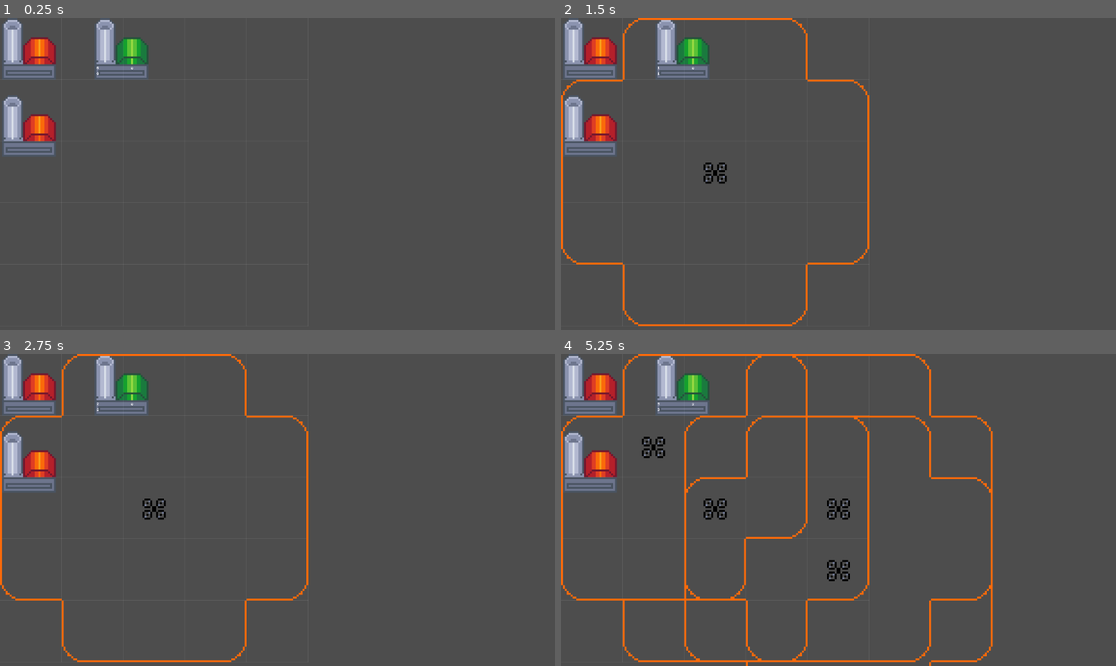
Above: before the commit, frames 1-4 (two rows, left to right).
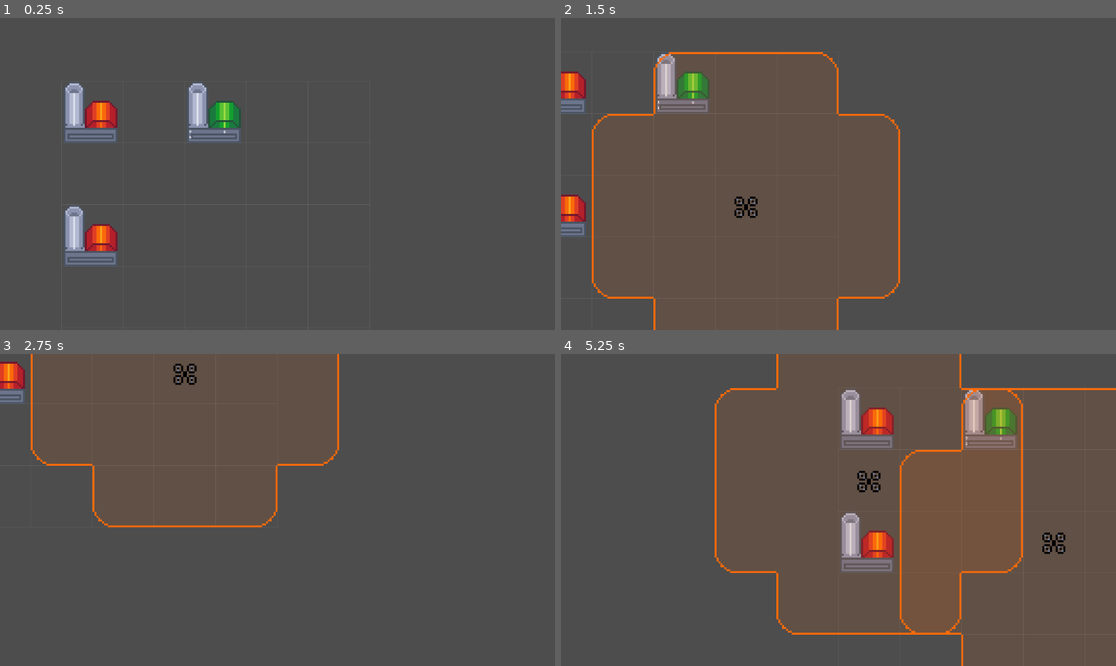
Above: after the commit, the same moments.

Repository: ZimtSnad/nauvis-enjoyers-bit-festival-2025
Game: Godot game, scene res://main.tscn
The game is run twice, just before and just after one commit, with the same random seed, the same clock (stepped at 60 frames per second) and the same inputs.
Inputs (mouse positions are in pixels of both pictures, inside the frame that each line leads up to):
- Up to frame 1 (0.25 s): no input
- Up to frame 2 (1.5 s): tap Enter at 0.5 s; move the mouse to (960, 158) at 0.52 s; hold Right (ui_right) 0.53-1.28 s; click (960, 158) at 0.67 s; move the mouse to (727, 189) at 1.27 s; hold Down (ui_down) from 1.28 s (still down); click (727, 189) at 1.42 s
- Up to frame 3 (2.75 s): move the mouse to (333, 441) at 2.02 s; release Down (ui_down) at 2.03 s; hold Right (ui_right) from 2.03 s (still down); click (333, 441) at 2.17 s
- Up to frame 4 (5.25 s): move the mouse to (810, 572) at 2.77 s; release Right (ui_right) at 2.78 s; hold Up (ui_up) 2.78-3.53 s; click (810, 572) at 2.92 s; move the mouse to (1005, 556) at 3.52 s; hold Left (ui_left) 3.53-5.03 s; click (1005, 556) at 3.67 s; move the mouse to (672, 463) at 4.27 s; click (672, 463) at 4.42 s; move the mouse to (866, 510) at 5.02 s; hold Down (ui_down) from 5.03 s (still down); click (866, 510) at 5.17 s

The runs differ from the first frame. In frame 1, 7.3% of the frame differs, in the area x 0-56%, y 0-80%; in frame 2, 8.8%; in frame 3, 7.0%; in frame 4, 25%, in the area x 0-100%, y 0-100%.

Commit message:
added camera

Diff:
--- a/main.tscn
+++ b/main.tscn
@@ -1,10 +1,11 @@
-[gd_scene load_steps=6 format=3 uid="uid://6bqxax7ksi6a"]
+[gd_scene load_steps=7 format=3 uid="uid://6bqxax7ksi6a"]
 
 [ext_resource type="PackedScene" uid="uid://c434tec7m0enm" path="res://scenes/generator.tscn" id="1_lquwl"]
 [ext_resource type="PackedScene" uid="uid://56yqfxdkyu6l" path="res://scenes/2_to_1_crafter.tscn" id="2_7mycd"]
 [ext_resource type="Script" uid="uid://deb0ftu6wifoa" path="res://scripts/GridManager.gd" id="3_272bh"]
 [ext_resource type="Script" uid="uid://chytpah4f07qp" path="res://scripts/GridDrawer.gd" id="4_5vw27"]
 [ext_resource type="Script" uid="uid://g5vwv3yvhb5w" path="res://scripts/BeaconManager.gd" id="5_kek77"]
+[ext_resource type="PackedScene" uid="uid://dkwoktkvppq71" path="res://scenes/player.tscn" id="6_7mycd"]
 
 [node name="Node2D" type="Node2D"]
 
@@ -12,12 +13,12 @@
 position = Vector2(64, 64)
 
 [node name="2to1crafter" parent="." node_paths=PackedStringArray("first_generator", "second_generator") instance=ExtResource("2_7mycd")]
-position = Vector2(256, 64)
+position = Vector2(320, 64)
 first_generator = NodePath("../Generator")
 second_generator = NodePath("../Generator2")
 
 [node name="Generator2" parent="." instance=ExtResource("1_lquwl")]
-position = Vector2(64, 224)
+position = Vector2(64, 320)
 
 [node name="GridManager" type="Node2D" parent="."]
 script = ExtResource("3_272bh")
@@ -32,3 +33,7 @@
 script = ExtResource("5_kek77")
 grid = NodePath("../GridManager")
 beacon_limit = 135
+
+[node name="Player" parent="." node_paths=PackedStringArray("grid") instance=ExtResource("6_7mycd")]
+position = Vector2(448, 192)
+grid = NodePath("../GridManager")
--- a/scenes/beacon.tscn
+++ b/scenes/beacon.tscn
@@ -20,6 +20,42 @@
 [sub_resource type="TileSet" id="TileSet_ys75u"]
 sources/0 = SubResource("TileSetAtlasSource_q6tmv")
 
+[sub_resource type="AtlasTexture" id="AtlasTexture_pa8h1"]
+atlas = ExtResource("3_gotfa")
+region = Rect2(0, 0, 32, 32)
+
+[sub_resource type="AtlasTexture" id="AtlasTexture_gotfa"]
+atlas = ExtResource("3_gotfa")
+region = Rect2(32, 0, 32, 32)
+
+[sub_resource type="AtlasTexture" id="AtlasTexture_q6tmv"]
+atlas = ExtResource("3_gotfa")
+region = Rect2(64, 0, 32, 32)
+
+[sub_resource type="AtlasTexture" id="AtlasTexture_ys75u"]
+atlas = ExtResource("3_gotfa")
+region = Rect2(96, 0, 32, 32)
+
+[sub_resource type="SpriteFrames" id="SpriteFrames_3jkwu"]
+animations = [{
+"frames": [{
+"duration": 1.0,
+"texture": SubResource("AtlasTexture_pa8h1")
+}, {
+"duration": 1.0,
+"texture": SubResource("AtlasTexture_gotfa")
+}, {
+"duration": 1.0,
+"texture": SubResource("AtlasTexture_q6tmv")
+}, {
+"duration": 1.0,
+"texture": SubResource("AtlasTexture_ys75u")
+}],
+"loop": true,
+"name": &"default",
+"speed": 30.0
+}]
+
 [node name="Beacon" type="Area2D"]
 script = ExtResource("1_r25yp")
 
@@ -29,10 +65,12 @@
 [node name="TileMapLayer" type="TileMapLayer" parent="."]
 position = Vector2(32, 32)
 scale = Vector2(4, 4)
-tile_map_data = PackedByteArray("AAAEAAAAAAACAAEAAAAEAP7/AAA …(127 unchanged characters)… AAAAAAAAAAAPz/AAABAAAAAAACAPz/AAACAAAAAAA=")
+tile_map_data = PackedByteArray("AAAEAAAAAAACAAEAAAAEAP7/AAA …(127 unchanged characters)… AAAAAAAAAAAPz/AAABAAAAAAACAPz/AAACAAAAAAD+//7/AAABAAEAAAAAAP7/AAABAAEAAAACAP7/AAABAAEAAAACAAAAAAABAAEAAAACAAIAAAABAAEAAAD+/wIAAAABAAEAAAAAAAIAAAABAAEAAAD+/wAAAAABAAEAAAAAAAAAAAABAAEAAAA=")
 tile_set = SubResource("TileSet_ys75u")
 
-[node name="Sprite2D" type="Sprite2D" parent="."]
+[node name="AnimatedSprite2D" type="AnimatedSprite2D" parent="."]
 position = Vector2(64, 64)
 scale = Vector2(4, 4)
-texture = ExtResource("3_gotfa")
+sprite_frames = SubResource("SpriteFrames_3jkwu")
+autoplay = "default"
+frame_progress = 0.18392284
--- /dev/null
+++ b/scenes/controllable_cam.tscn
@@ -0,0 +1,3 @@
+[gd_scene format=3 uid="uid://g0l77u2vv18l"]
+
+[node name="Node3D" type="Node3D"]
--- /dev/null
+++ b/scenes/player.tscn
@@ -0,0 +1,16 @@
+[gd_scene load_steps=3 format=3 uid="uid://dkwoktkvppq71"]
+
+[ext_resource type="Script" uid="uid://b3wjdcv5ht1dw" path="res://scripts/player.gd" id="1_3vyb7"]
+
+[sub_resource type="CircleShape2D" id="CircleShape2D_3vyb7"]
+radius = 100.0
+
+[node name="Player" type="Node2D"]
+script = ExtResource("1_3vyb7")
+
+[node name="CollisionShape2D" type="CollisionShape2D" parent="."]
+shape = SubResource("CircleShape2D_3vyb7")
+
+[node name="Camera2D" type="Camera2D" parent="."]
+position_smoothing_enabled = true
+position_smoothing_speed = 8.0
--- /dev/null
+++ b/scripts/player.gd
@@ -0,0 +1,59 @@
+extends Node2D
+
+@export var velocity = 550
+@export var grid: GridManager
+@onready var camera = $Camera2D
+
+@export var zoom_speed: float = 0.1
+@export var zoom_smoothness: float = 0.2
+@export var min_zoom: float = 0.5
+@export var max_zoom: float = 2.0
+
+var target_zoom: Vector2
+var mouse_world_pre_zoom: Vector2
+
+var x_bound = 0
+var y_bound = 0
+
+# Called when the node enters the scene tree for the first time.
+func _ready() -> void:
+	target_zoom = camera.zoom
+	x_bound = grid.cell_size[0] * grid.grid_size[0]
+	y_bound = grid.cell_size[1] * grid.grid_size[1]
+	pass
+
+
+# Called every frame. 'delta' is the elapsed time since the previous frame.
+func _process(delta: float) -> void:
+
+	var dir_x = Input.get_axis("ui_left", "ui_right")
+	var dir_y = Input.get_axis("ui_up", "ui_down")
+
+	self.translate(Vector2(dir_x * delta, dir_y * delta) * velocity)
+
+	self.position.x = max(0, min(x_bound, self.position.x))
+	self.position.y = max(0, min(y_bound, self.position.y))
+
+	camera.zoom = lerp(camera.zoom, target_zoom, zoom_smoothness)
+
+
+func _unhandled_input(event: InputEvent) -> void:
+	var zoom_pos = 0
+	if event is InputEventMouseButton:
+		if event.is_pressed():
+			if event.button_index == MOUSE_BUTTON_WHEEL_DOWN:
+				zoom_pos = get_global_mouse_position()
+				_handle_zoom_out()
+			if event.button_index == MOUSE_BUTTON_WHEEL_UP:
+				zoom_pos = get_global_mouse_position()
+				_handle_zoom_in()
+
+func _handle_zoom_in() -> void:
+	_zoom_at_mouse(1.0 + zoom_speed)
+
+func _handle_zoom_out() -> void:
+	_zoom_at_mouse(1.0 - zoom_speed)
+
+func _zoom_at_mouse(scale_factor: float) -> void:
+
+	target_zoom = (target_zoom * scale_factor).clamp(Vector2(min_zoom, min_zoom), Vector2(max_zoom, max_zoom))
Binary file changed: assets/sprites/banka.png
Binary file changed: assets/sprites/drone.png
Not shown: 1 places in scenes/beacon.tscn that only renumber resources
Not shown, added: scripts/player.gd.uid
